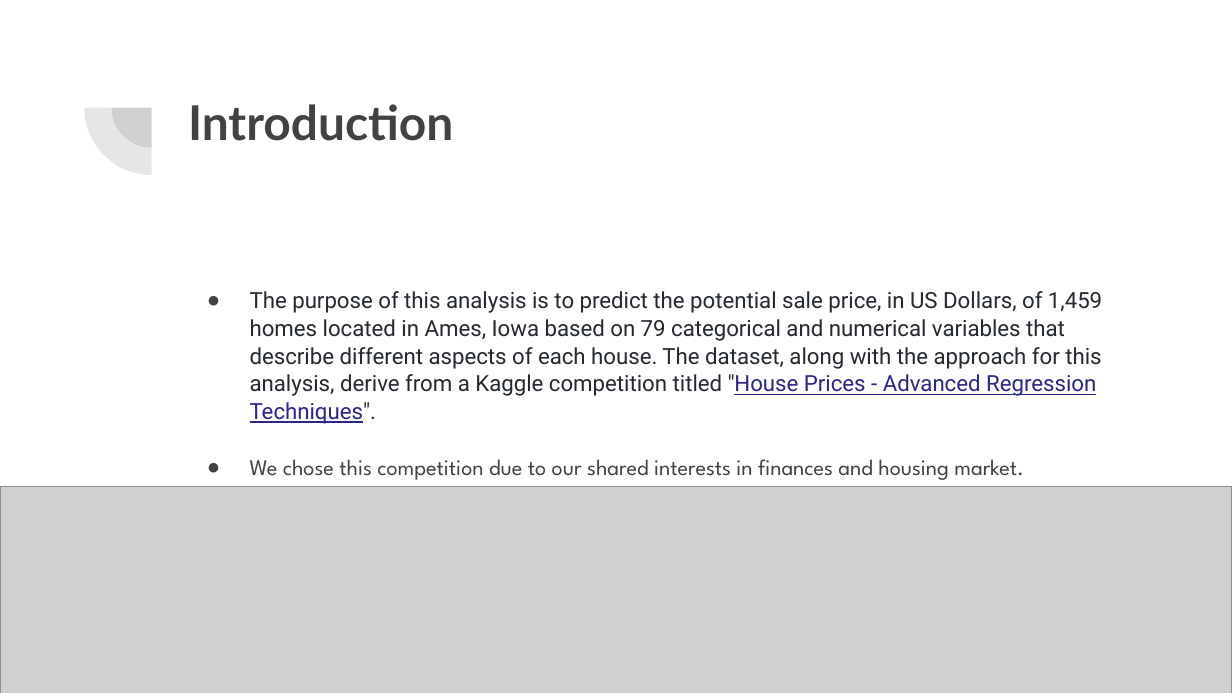
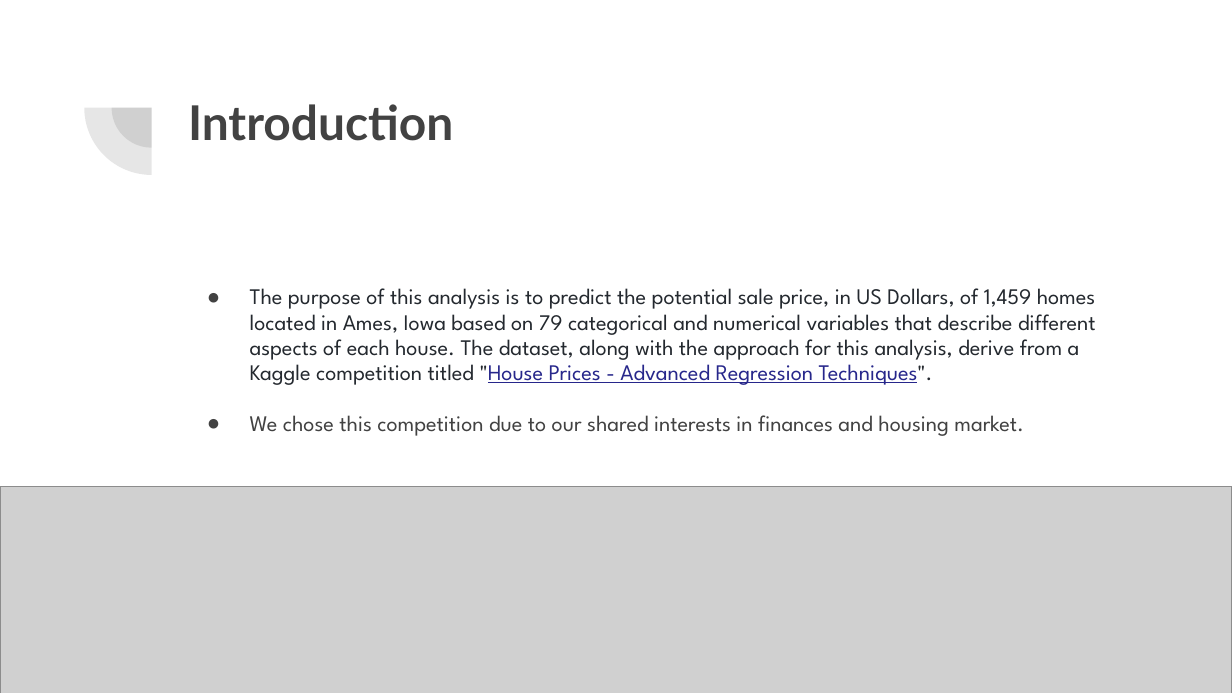
Before and after one commit to DerekHypo/Final_Project, a slide deck: slide 2 of Housing Prices-Final Project.pptx. Drawn at 1232x693 pixels with LibreOffice and Linux fonts; fonts in the diff are those of the drawing; grey boxes stand for pictures. Boxes give left, top, right and bottom in pixels: in the first picture for what was removed or moved away, otherwise in the second. Text is boxed around its words. In the diff, an @@ line names an element or a change of style, - is before the commit and + after.

```diff
--- a/Housing Prices-Final Project.pptx
+++ b/Housing Prices-Final Project.pptx
@@ text "The purpose of this analysis ..." at [250, 288, 1096, 436]: font Roboto to League Spartan in "The purpose of this analysis is to ..."; line spacing 1.05 to 0.95 @@
```
Also in this commit, not shown: 6 other slides changed, 1 slide removed.
